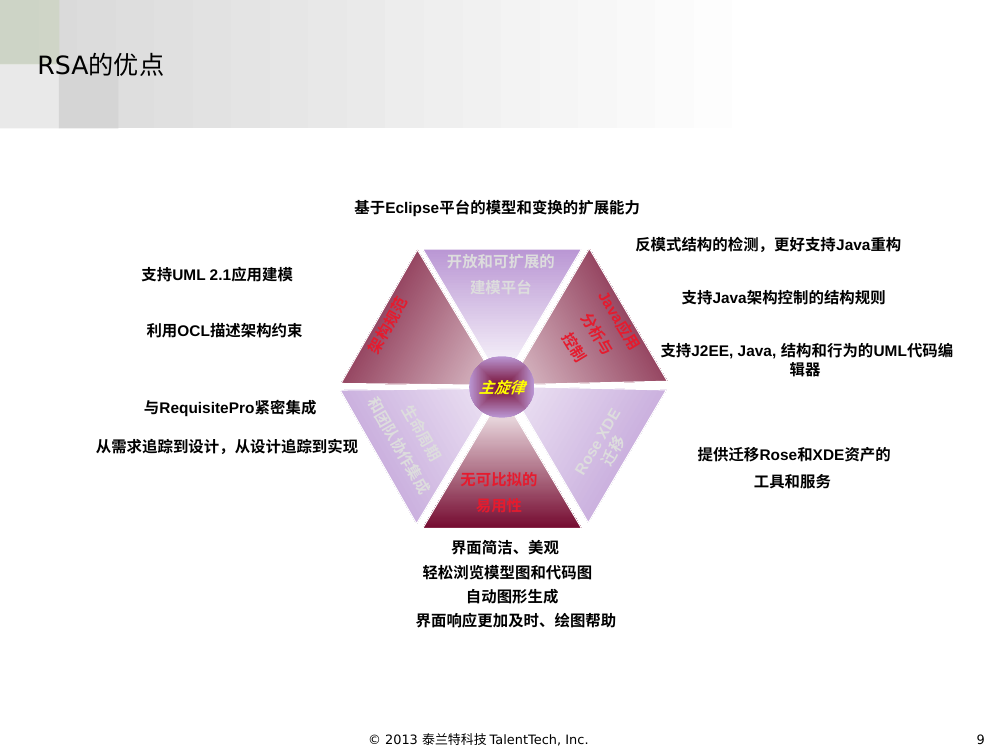
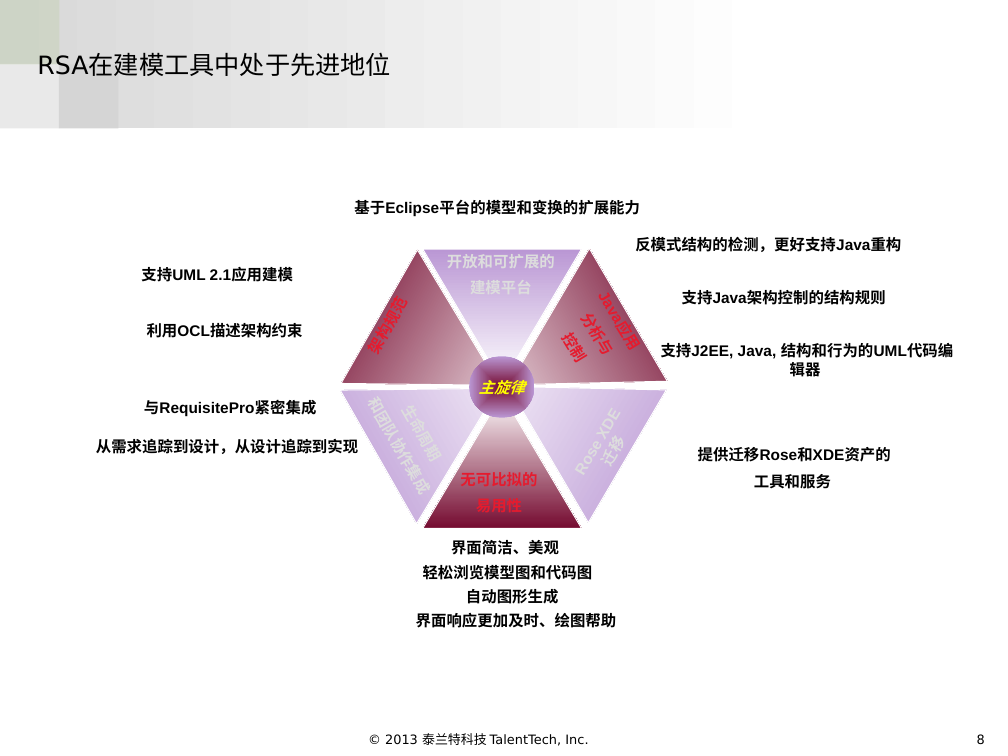
Before and after one commit to aqssxlzc/goagentAutoUpdate, a slide deck: slide 8 of RSA.pptx (slide 9 before the commit). Drawn at 1008x756 pixels with LibreOffice and Linux fonts; fonts in the diff are those of the drawing; background and template pictures are left out. Boxes give left, top, right and bottom in pixels: in the first picture for what was removed or moved away, otherwise in the second. Text is boxed around its words. In the diff, an @@ line names an element or a change of style, - is before the commit and + after.

```diff
--- a/RSA.pptx
+++ b/RSA.pptx
@@ title at (37,53,391,76): text changed @@
-RSA的优点
+RSA在建模工具中处于先进地位
@@ page number at (977,734,985,744): text changed @@
-9
+8
```
Also in this commit, not shown: 5 other slides changed, 2 slides added, 2 slides removed.
